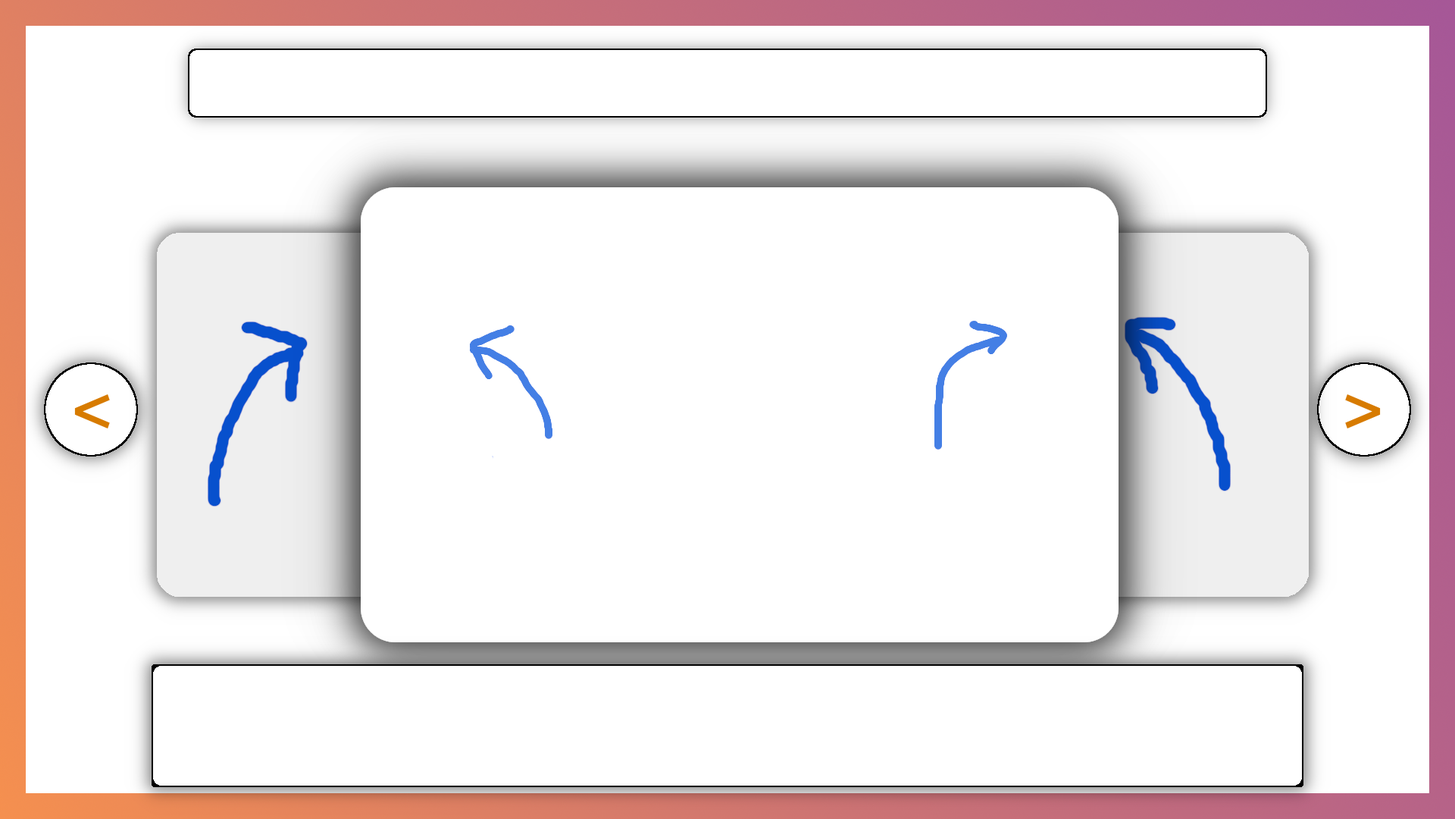
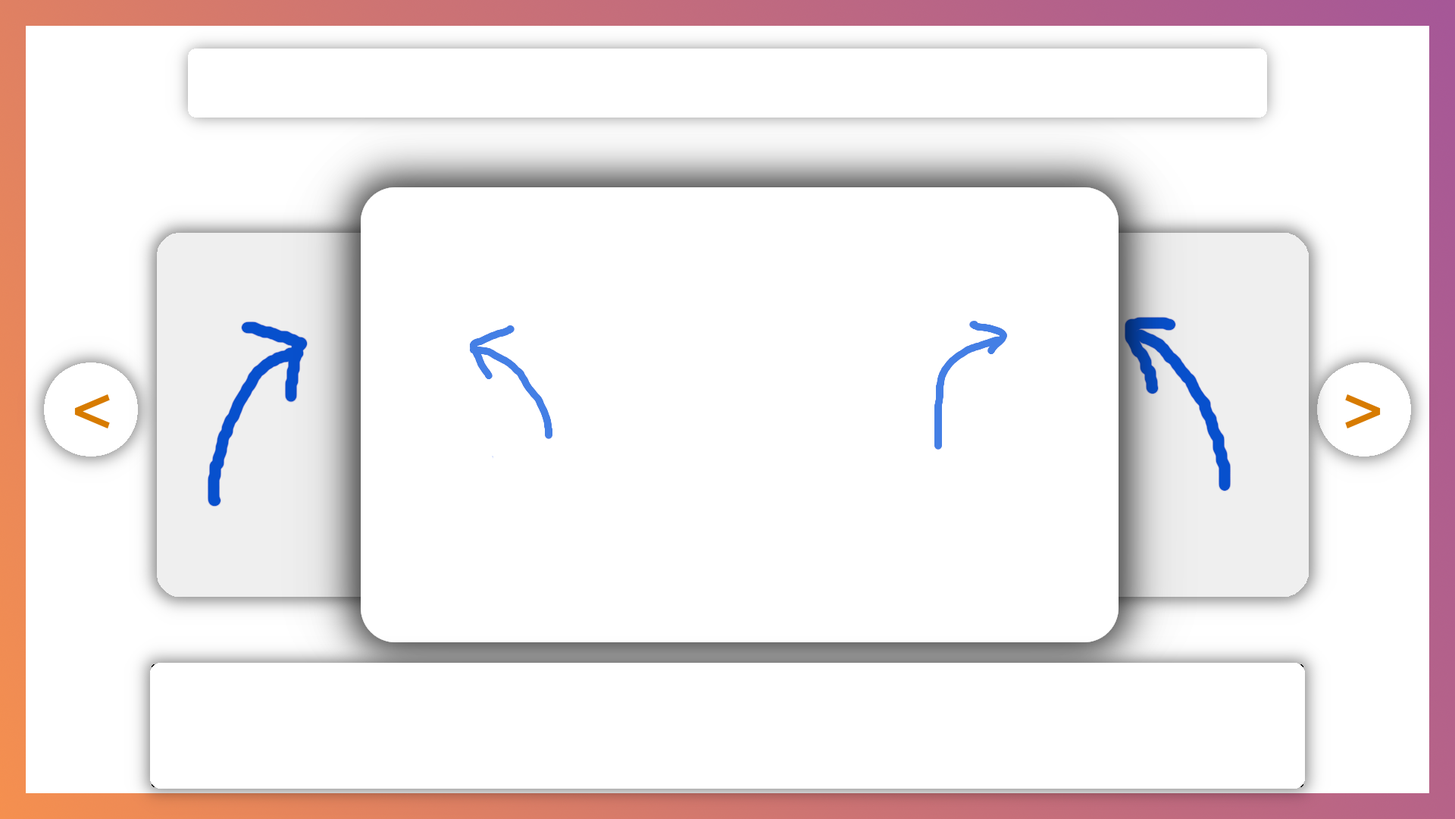
Before/after of a 1455 × 819 layered artwork. What changed in the layer stack:
painted on "top-toolbar" over box(187, 48, 1268, 118)
painted on "bottom-toolbar" over box(150, 662, 1306, 789)
painted on "next-page-btn" over box(1317, 362, 1412, 457)
painted on "prev-page-btn" over box(43, 362, 138, 457)
